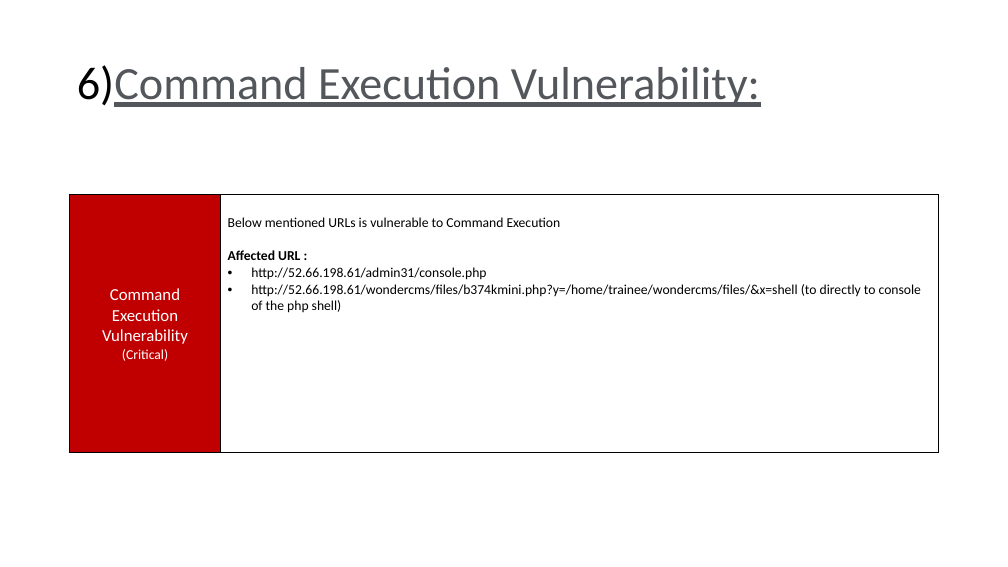
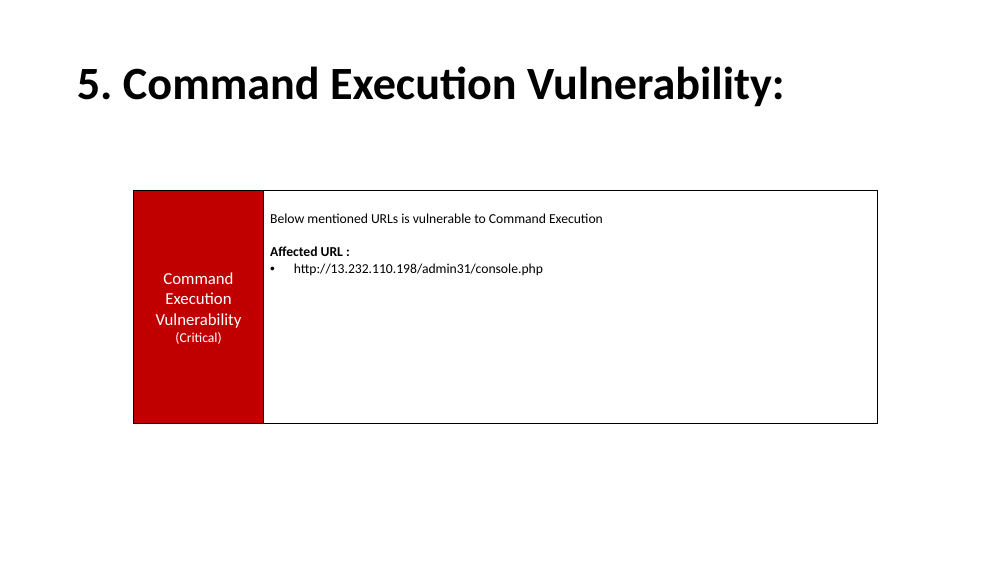
Before and after one commit to RocktimRajkumar/CEH-hack-a-thon, a slide deck: slide 32 of reports/Lifestyle Store/LifeStyle Store Application Reports.pptx (slide 38 before the commit). Drawn at 1008x567 pixels with LibreOffice and Linux fonts; fonts in the diff are those of the drawing. Boxes give left, top, right and bottom in pixels: in the first picture for what was removed or moved away, otherwise in the second. Text is boxed around its words. In the diff, an @@ line names an element or a change of style, - is before the commit and + after.

Commit message:
reports: Command Execution Vulnerabilities ppt done

```diff
--- a/reports/Lifestyle Store/LifeStyle Store Application Reports.pptx
+++ b/reports/Lifestyle Store/LifeStyle Store Application Reports.pptx
@@ title at <box>77,66,785,107</box>: text changed; text colour gradient #53575C to #C5C7CA to #000000; bold on @@
-6)Command Execution Vulnerability:
+5. Command Execution Vulnerability:
@@ table at <box>134,151,877,424</box> @@
-row 2, column 2: Below mentioned URLs is vulnerable to Command Execution / Affected URL : / http://52.66.198.61/admin31/console.php / http://52.66.198.61/wondercms/files/b374kmini.php?y=/home/trainee/wondercms/files/&x=shell (to directly to console of the php shell)
+row 2, column 2: Below mentioned URLs is vulnerable to Command Execution / Affected URL : / http://13.232.110.198/admin31/console.php
@@ table: place and size @@
-table at <box>70,151,939,453</box>
+table at <box>134,151,877,424</box>
```
Also in this commit, not shown: 5 other slides changed, 1 slide removed.
